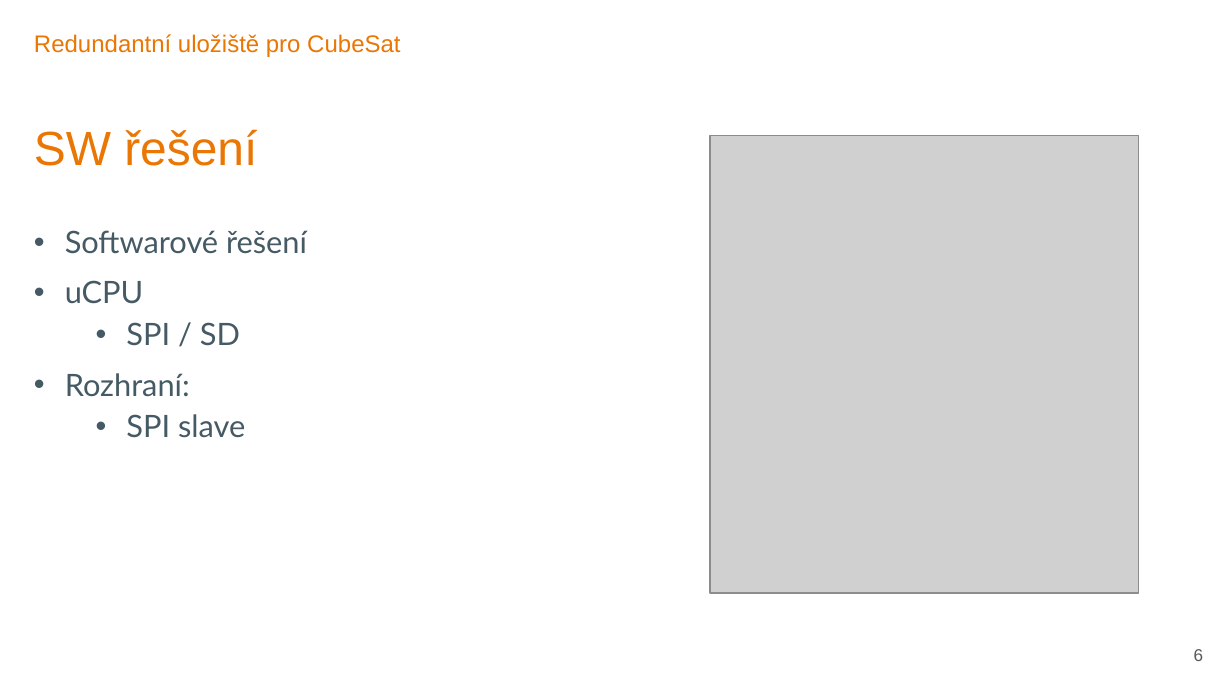
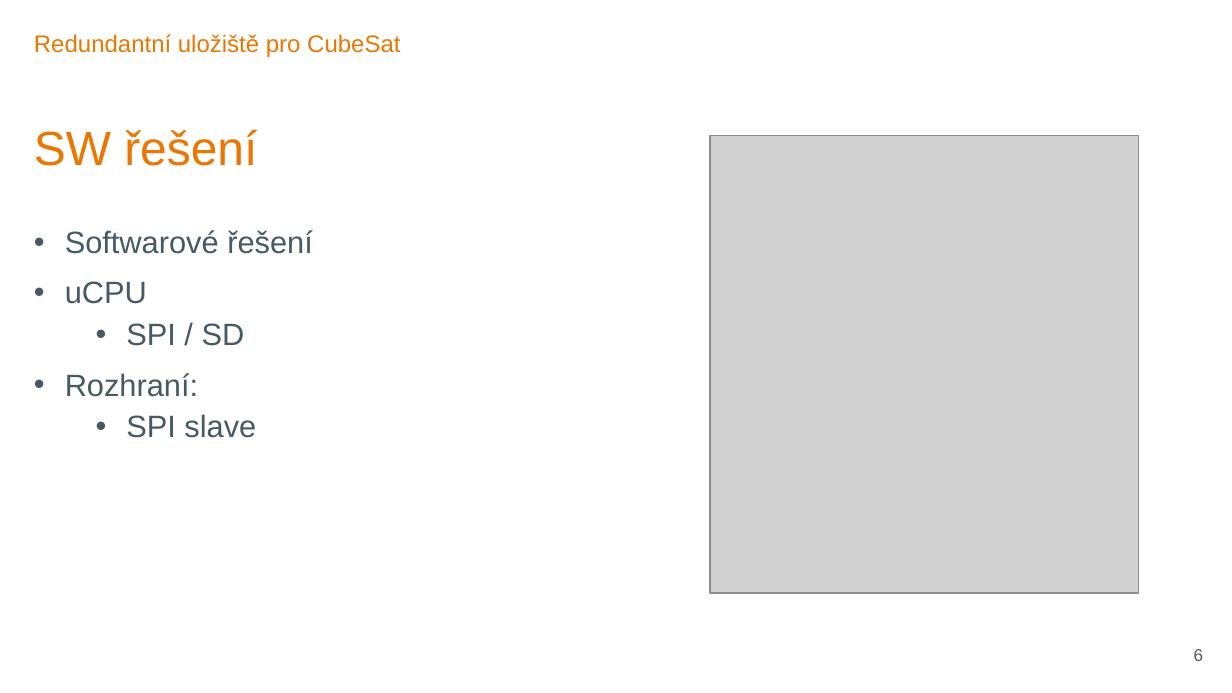
Before and after one commit to TUL-IT-2020/DSI-Diplomovy_seminar, a slide deck: slide 6 of Körner-Obhajoba_na_nečisto.pptx. Drawn at 1232x693 pixels with LibreOffice and Linux fonts; fonts in the diff are those of the drawing; grey boxes stand for pictures; background and template pictures are left out. Boxes give left, top, right and bottom in pixels: in the first picture for what was removed or moved away, otherwise in the second. Text is boxed around its words. In the diff, an @@ line names an element or a change of style, - is before the commit and + after.

```diff
--- a/Körner-Obhajoba_na_nečisto.pptx
+++ b/Körner-Obhajoba_na_nečisto.pptx
@@ text "Softwarové řešení" at [65, 230, 313, 438]: font Lato to Arial @@
```
Also in this commit, not shown: 14 other slides changed, 1 other file.
